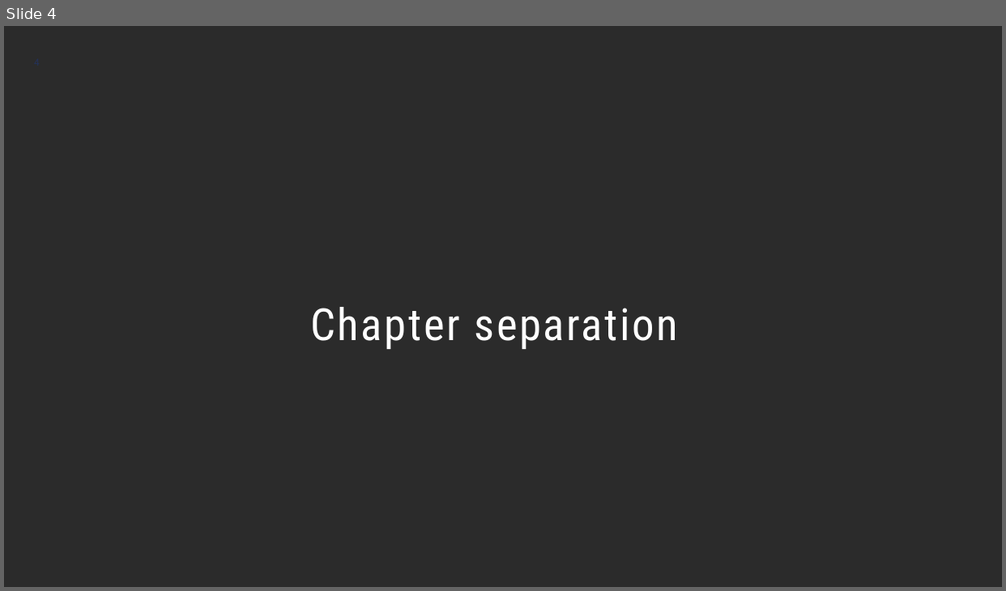
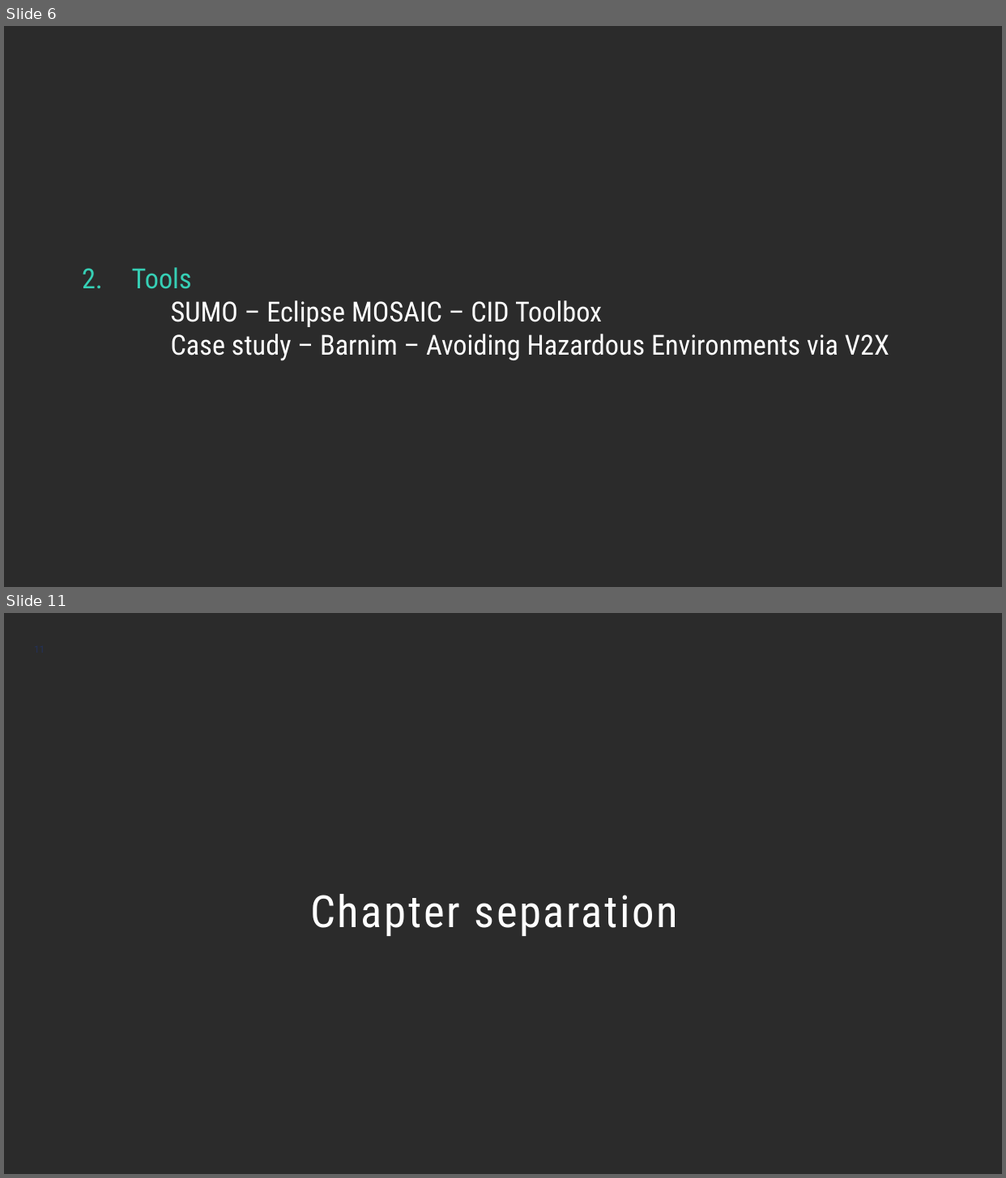
Before and after one commit to birnbaum/cid-workshop2, a slide deck: slides/ide3a_workshop2.pptx. Shown one above the other, each under a label of ours: slide 4 before the commit, slides 6 and 11 after it; the slides between them are not shown. The pictures are 1006x591 and 1006x1178 pixels, drawn with LibreOffice and Linux fonts; fonts in the diff are those of the drawing; background and template pictures are left out; a plain dark background stands for a picture behind light text. Boxes give left, top, right and bottom in pixels: in the first picture for what was removed or moved away, otherwise in the second. Text is boxed around its words. In the diff, an @@ line names an element or a change of style, - is before the commit and + after.

```diff
--- a/slides/ide3a_workshop2.pptx
+++ b/slides/ide3a_workshop2.pptx
@@ slide 6 added at (x1=4, y1=26, x2=1002, y2=587), background picture (left out) @@
@@ text added at (x1=82, y1=267, x2=889, y2=361), 20 pt, text #FFFFFF @@
+2. Tools
+SUMO – Eclipse MOSAIC – CID Toolbox
+Case study – Barnim – Avoiding Hazardous Environments via V2X
@@ what was slide 4 is now slide 11 @@
@@ page number at (x1=34, y1=638, x2=266, y2=661): text changed @@
-4
+11
```
Also in this commit, not shown: 1 slide changed, 8 other slides added, 2 slides removed, 4 other files.
